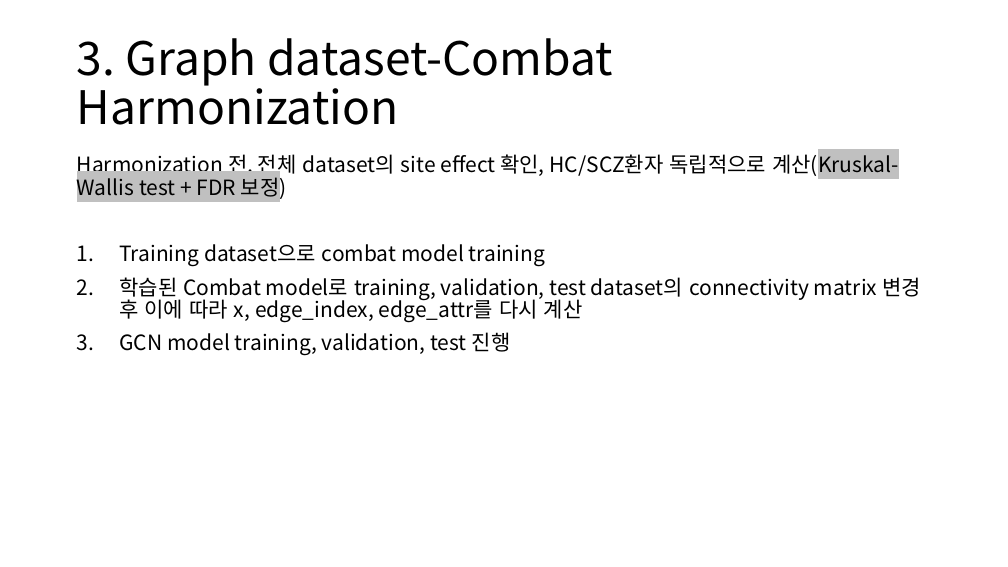
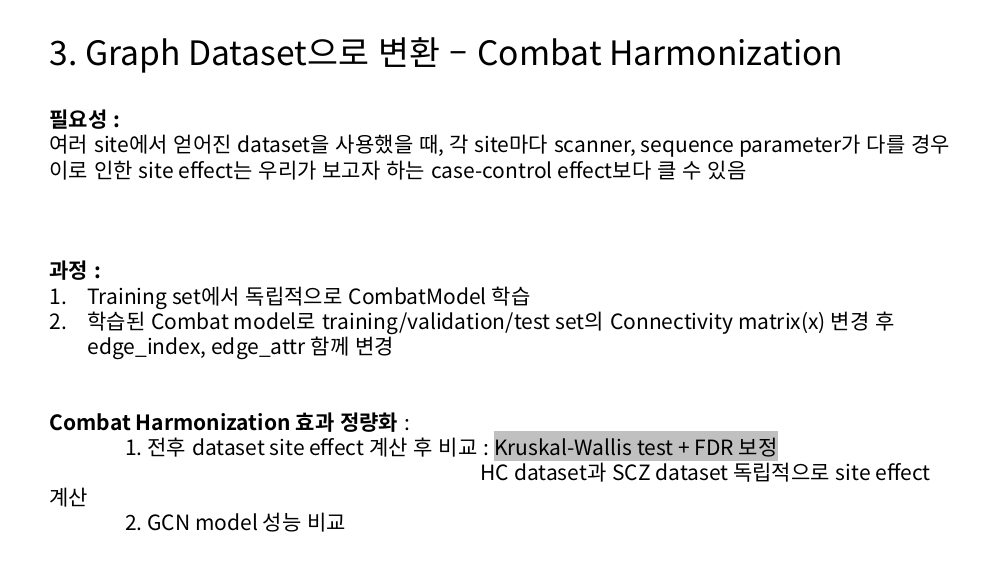
Before and after one commit to janett105/GNN_SCHZ, a slide deck: slide 10 of Presentation/초기 발표 (1).pptx. Drawn at 1008x567 pixels with LibreOffice and Linux fonts; fonts in the diff are those of the drawing. Boxes give left, top, right and bottom in pixels: in the first picture for what was removed or moved away, otherwise in the second. Text is boxed around its words. In the diff, an @@ line names an element or a change of style, - is before the commit and + after.

```diff
--- a/Presentation/초기 발표 (1).pptx
+++ b/Presentation/초기 발표 (1).pptx
@@ text at [50, 37, 843, 73]: text changed; size 44 to 32 pt @@
-3. Graph dataset-Combat Harmonization
+3. Graph Dataset으로 변환 – Combat Harmonization
@@ text added at [50, 109, 951, 532], 20 pt, text #000000 @@
+필요성 :
+여러 site에서 얻어진 dataset을 사용했을 때, 각 site마다 scanner, sequence parameter가 다를 경우 이로 인한 site effect는 우리가 보고자 하는 case-control effect보다 클 수 있음
+과정 :
+1. Training set에서 독립적으로 CombatModel 학습
+2. 학습된 Combat model로 training/validation/test set의 Connectivity matrix(x) 변경 후 edge_index, edge_attr 함께 변경
+Combat Harmonization 효과 정량화 :
+1. 전후 dataset site effect 계산 후 비교 : Kruskal-Wallis test + FDR 보정
+HC dataset과 SCZ dataset 독립적으로 site effect 계산
+2. GCN model 성능 비교
@@ text removed at [77, 151, 921, 356] @@
-Harmonization 전, 전체 dataset의 site effect 확인, HC/SCZ환자 독립적으로 계산(Kruskal-Wallis test + FDR 보정)
-1. Training dataset으로 combat model training
-2. 학습된 Combat model로 training, validation, test dataset의 connectivity matrix 변경 후 이에 따라 x, edge_index, edge_attr를 다시 계산
-3. GCN model training, validation, test 진행
```
Also in this commit, not shown: 7 other slides changed, 5 slides added, 1 slide removed, 30 other files.
